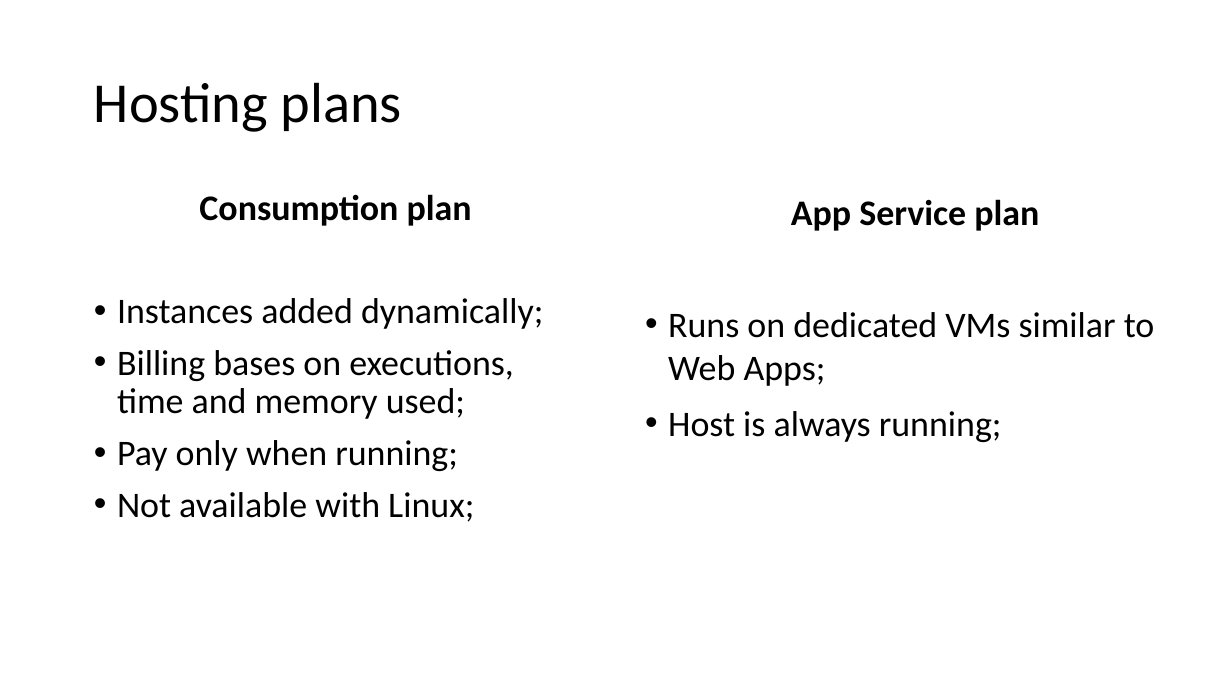
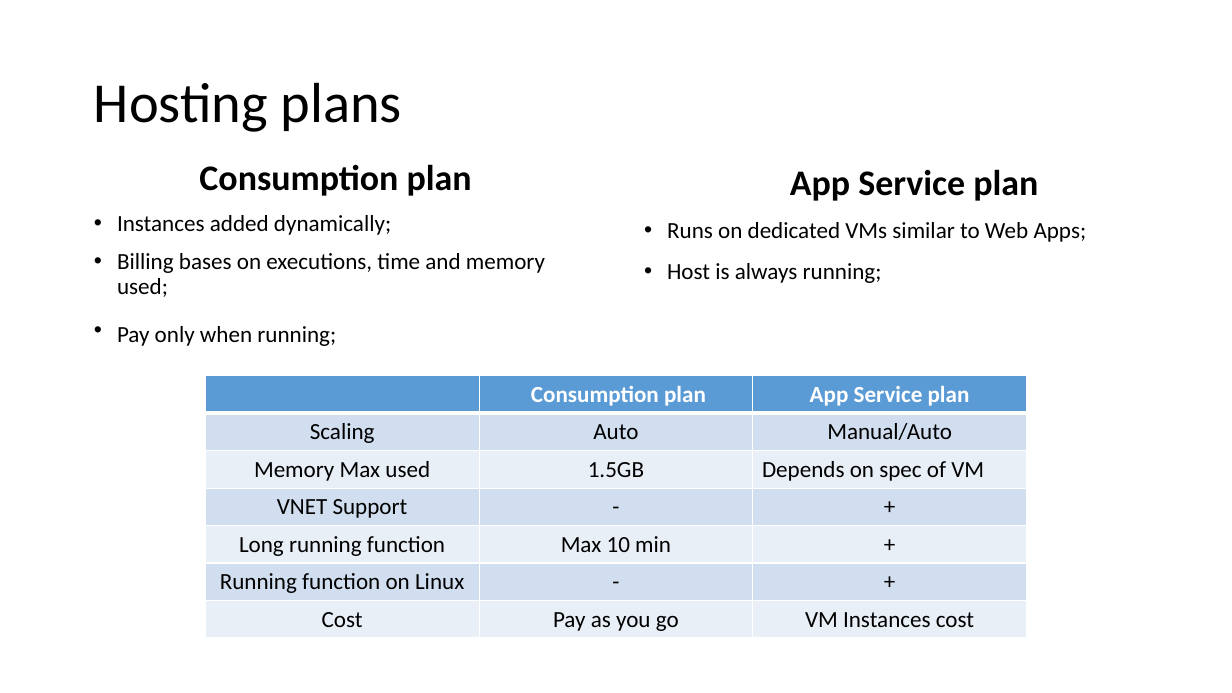
Before and after one commit to Dekorg/TrackApartmentsApp, a slide deck: slide 7 of Presentation/Azure Functions.pptx (slide 5 before the commit). Drawn at 1232x693 pixels with LibreOffice and Linux fonts; fonts in the diff are those of the drawing. Boxes give left, top, right and bottom in pixels: in the first picture for what was removed or moved away, otherwise in the second. Text is boxed around its words. In the diff, an @@ line names an element or a change of style, - is before the commit and + after.

```diff
--- a/Presentation/Azure Functions.pptx
+++ b/Presentation/Azure Functions.pptx
@@ text "Consumption plan": place and size @@
-text "Consumption plan" at (117,194,543,522)
+text "Consumption plan" at (117,164,545,346)
@@ text "App Service plan": place and size @@
-text "App Service plan" at (668,199,1155,442)
+text "App Service plan" at (667,169,1087,283)
@@ text at (117,215,545,346): size 28 to 18 pt in "Instances added dynamically;", "Billing bases on executions, time and memory ...", "Pay only when running;" @@
@@ text at (667,222,1087,283): size 28 to 18 pt in "Runs on dedicated VMs similar to Web ...", "Host is always running;" @@
@@ table added at (205,376,1026,639), 7 rows, 3 columns @@
+ | Consumption plan | App Service plan
+Scaling | Auto | Manual/Auto
+Memory Max used | 1.5GB | Depends on spec of VM
+VNET Support | - | +
+Long running function | Max 10 min | +
+Running function on Linux | - | +
+Cost | Pay as you go | VM Instances cost
@@ text at (117,492,474,522): paragraph removed @@
-• Not available with Linux;
```
Also in this commit, not shown: 5 other slides changed, 7 slides added, 3 slides removed, 1 other file.
